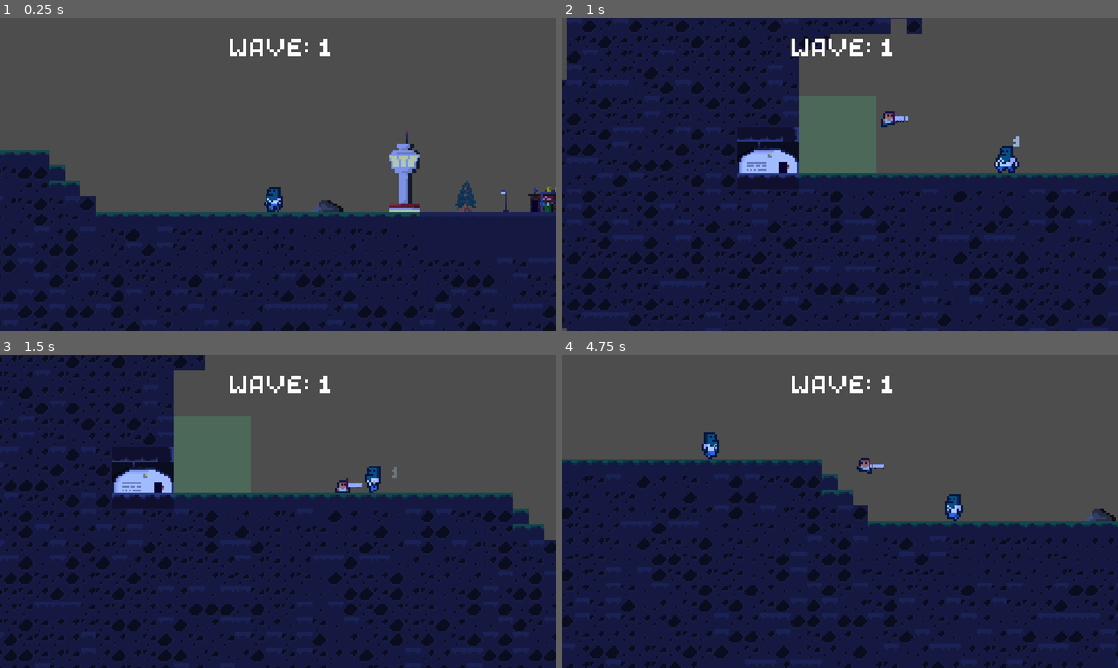
Above: before the commit, frames 1-4 (two rows, left to right).
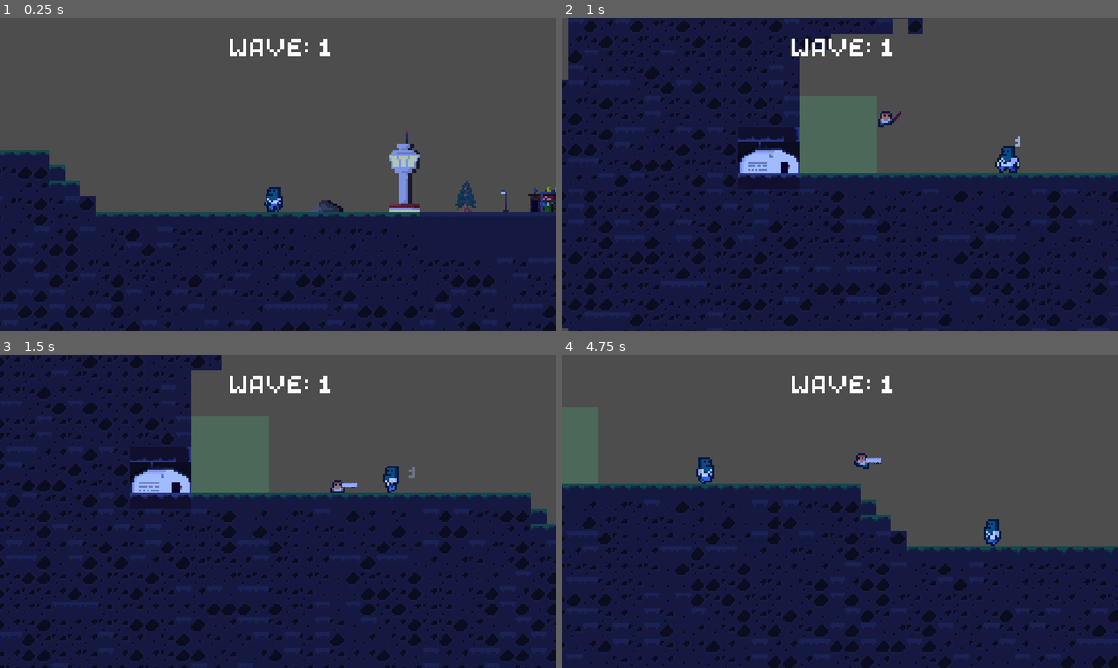
Above: after the commit, the same moments.

Repository: OllieBlomfield/zombie_game
Game: Godot game, scene res://scenes/levels/level_1.tscn
Two runs of this game, one before a commit and one after it. Both use one fixed random seed, a clock stepped at 60 frames per second and the inputs below.
Inputs:
- Up to frame 1 (0.25 s): no input
- Up to frame 2 (1 s): hold D (right) from 0.53 s (still down); hold M (attack) from 0.53 s (still down); tap Space (jump) at 0.77 s; tap R (next_weapon, bound only after the commit) at 0.8 s
- Up to frame 3 (1.5 s): keep holding D (right); release M (attack) at 1.28 s; tap R (next_weapon, bound only after the commit) at 1.35 s
- Up to frame 4 (4.75 s): tap Space (jump) at 1.52, 3.02, 3.77, 4.52 s; tap M (attack) at 1.55, 3.05, 4.55 s; release D (right) at 2.03 s; hold A (left) 2.03-2.78 s; hold M (attack) 2.03-2.78 s; tap R (next_weapon, bound only after the commit) at 2.3, 2.85, 3.8, 4.35 s; hold D (right) 2.78-4.28 s; hold M (attack) 3.53-4.28 s; hold A (left) from 4.28 s (still down)

Frame 1 is identical in both runs. In frame 2, 5.6% of the frame differs, in the area x 0-100%, y 0-100%; in frame 3, 20%; in frame 4, 21%, in the area x 0-100%, y 16-100%.

Commit message:
added weapon switching

Diff:
--- a/components/combat.gd
+++ b/components/combat.gd
@@ -1,13 +1,30 @@
 class_name Combat
 extends Node
 
-@export var current_weapon: Weapon
+@export var weapon_list: Array[Weapon] #would later need to add to this list from code
+var _current_weapon: Weapon
+var _current_weapon_index: int = 0
 
 signal attack_finished
 
+func _ready() -> void:
+	set_weapon(0)
+
 func attack(direction: float):
-	current_weapon.flip_h = direction < 0
-	current_weapon.perform_attack(direction)
+	_current_weapon.flip_h = direction < 0
+	_current_weapon.perform_attack(direction)
 
 func get_attack_context() -> AttackContext:
-	return current_weapon.get_attack_context()
+	return _current_weapon.get_attack_context()
+
+func next_weapon() -> void:
+	_current_weapon_index += 1
+	if _current_weapon_index >= len(weapon_list):
+		_current_weapon_index = 0
+	set_weapon(_current_weapon_index)
+
+func set_weapon(index) -> void:
+	if _current_weapon:
+		_current_weapon.visible = false
+	_current_weapon = weapon_list[index]
+	_current_weapon.visible = true
--- a/project.godot
+++ b/project.godot
@@ -80,6 +80,11 @@
 , Object(InputEventJoypadButton,"resource_local_to_scene":false,"resource_name":"","device":-1,"button_index":9,"pressure":0.0,"pressed":true,"script":null)
 ]
 }
+next_weapon={
+"deadzone": 0.2,
+"events": [Object(InputEventKey,"resource_local_to_scene":false,"resource_name":"","device":-1,"window_id":0,"alt_pressed":false,"shift_pressed":false,"ctrl_pressed":false,"meta_pressed":false,"pressed":false,"keycode":0,"physical_keycode":82,"key_label":0,"unicode":114,"location":0,"echo":false,"script":null)
+]
+}
 
 [layer_names]
 
--- a/scenes/objects/player.tscn
+++ b/scenes/objects/player.tscn
@@ -47,14 +47,17 @@
 shape = SubResource("CircleShape2D_54rde")
 debug_color = Color(0.8975599, 0.2660589, 0.44467953, 0.41960785)
 
-[node name="Combat" type="Node" parent="." unique_id=1924109106 node_paths=PackedStringArray("current_weapon")]
+[node name="Combat" type="Node" parent="." unique_id=1924109106 node_paths=PackedStringArray("weapon_list")]
 script = ExtResource("5_ksjmp")
-current_weapon = NodePath("../RangedWeapon")
+weapon_list = [NodePath("../Weapons/RangedWeapon"), NodePath("../Weapons/MeleWeapon")]
 metadata/_custom_type_script = "uid://1kgpo4ysg2r4"
 
-[node name="RangedWeapon" parent="." unique_id=1371481615 instance=ExtResource("7_2rlf8")]
+[node name="Weapons" type="Node2D" parent="." unique_id=12420141]
+
+[node name="RangedWeapon" parent="Weapons" unique_id=1371481615 instance=ExtResource("7_2rlf8")]
 position = Vector2(6, 0)
 damage = 1
 
-[node name="MeleWeapon" parent="." unique_id=1078517139 instance=ExtResource("7_0ay4w")]
+[node name="MeleWeapon" parent="Weapons" unique_id=1078517139 instance=ExtResource("7_0ay4w")]
+visible = false
 position = Vector2(1, 0)
--- a/scripts/objects/player.gd
+++ b/scripts/objects/player.gd
@@ -75,9 +75,11 @@
 	if Input.is_action_pressed("attack"):
 		#attacking = true
 		var attack_context: AttackContext = combat.get_attack_context()
-		print("player knockback" + str(attack_context.knockback))
 		add_knockback(Vector2(-facing_direction,0),attack_context.knockback,0)
 		combat.attack(facing_direction)
+
+	if Input.is_action_just_pressed("next_weapon"):
+		combat.next_weapon()
 
 func _handle_gravity(delta: float):
 	if Input.is_action_pressed("jump"):
--- a/scripts/weapons/mele_weapon.gd
+++ b/scripts/weapons/mele_weapon.gd
@@ -10,7 +10,7 @@
 @export var flip_h: bool = false
 @onready var animated_sprite_2d: AnimatedSprite2D = $AnimatedSprite2D
 
-@export var user_knockback: float = 40
+@export var user_knockback: float = 5
 
 signal attack_finished
 
--- a/scripts/weapons/ranged_weapon.gd
+++ b/scripts/weapons/ranged_weapon.gd
@@ -25,6 +25,7 @@
 		Input.get_joy_axis(0, JOY_AXIS_LEFT_X),
 		Input.get_joy_axis(0, JOY_AXIS_LEFT_Y)
 	)
+
 func perform_attack(facing_direction: int) -> void: #call pefrom_attack or execute_attack to imply something active is happening
 	if is_on_cooldown:
 		return
